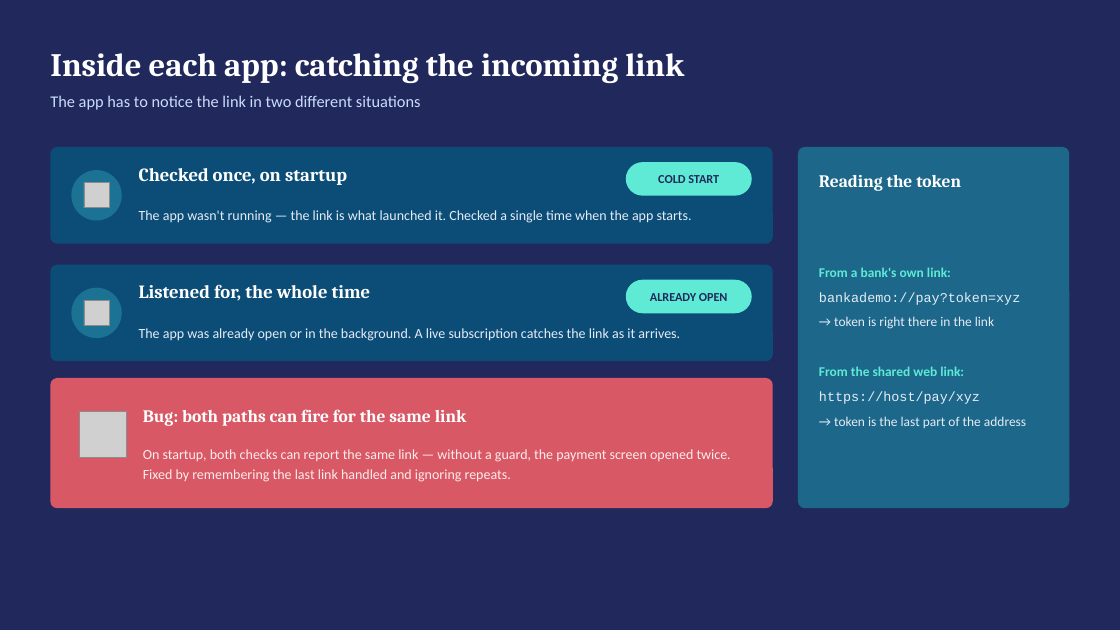
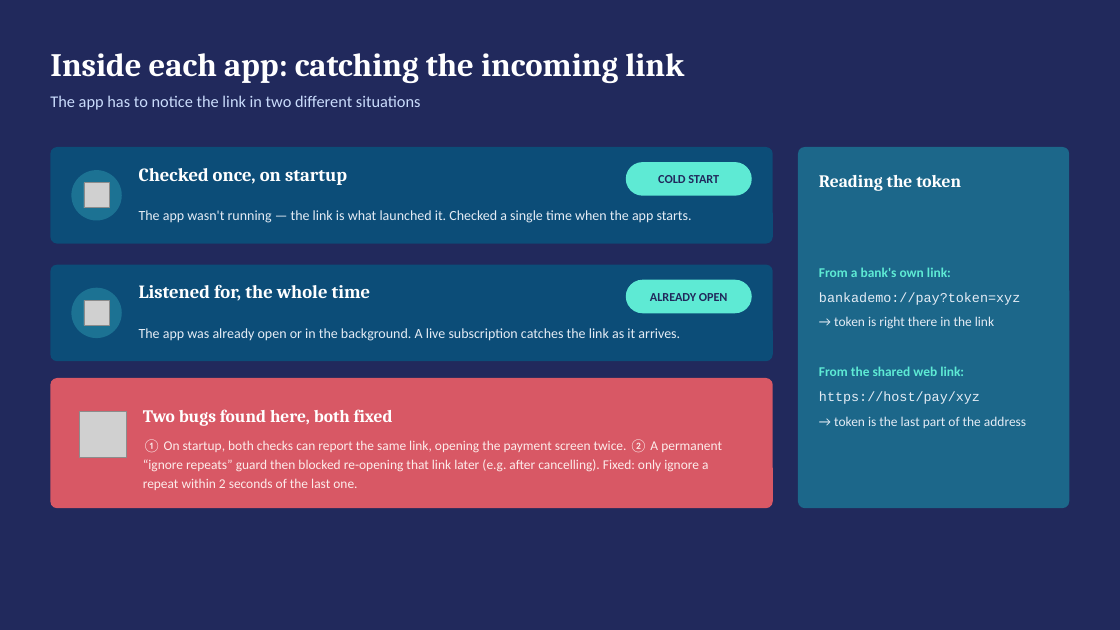
Before and after one commit to deandrehaijielim-commits/sgqr-deep-link-demo, a slide deck: slide 7 of SGQR_Deep_Linking_Simulation.pptx. Drawn at 1120x630 pixels with LibreOffice and Linux fonts; fonts in the diff are those of the drawing; grey boxes stand for pictures. Boxes give left, top, right and bottom in pixels: in the first picture for what was removed or moved away, otherwise in the second. Text is boxed around its words. In the diff, an @@ line names an element or a change of style, - is before the commit and + after.

Commit message:
Update deck for accuracy; replace glossary/risk doc with full documentation
- SGQR_Deep_Linking_Simulation.pptx: fixed the dedupe-guard slide, which
  described the old permanent-block behavior that was later found to be
  a bug (it blocked re-opening a payment link after cancelling); now
  describes the actual time-windowed fix. Added the picker-page
  auto-completion behavior to the single-use payment slide.
- Replaced SGQR_Glossary_and_Risks.docx with
  SGQR_Complete_Project_Documentation.docx: same glossary and risk
  tables (updated for the dedupe fix and the polling feature, with
  clickjacking now marked resolved/mitigated and both bugs marked
  resolved), plus new sections explaining the project end-to-end for
  both technical and non-technical readers — the constraint, the
  approach, why it's the best solution given tested alternatives, and
  how the website and apps work.

```diff
--- a/SGQR_Deep_Linking_Simulation.pptx
+++ b/SGQR_Deep_Linking_Simulation.pptx
@@ text at box(143, 409, 393, 426): text changed @@
-Bug: both paths can fire for the same link
+Two bugs found here, both fixed
@@ text at box(143, 439, 722, 490): text changed; size 12 to 11.5 pt @@
-On startup, both checks can report the same link — without a guard, the payment screen opened twice. Fixed by remembering the last link handled and ignoring repeats.
+① On startup, both checks can report the same link, opening the payment screen twice. ② A permanent “ignore repeats” guard then blocked re-opening that link later (e.g. after cancelling). Fixed: only ignore a repeat within 2 seconds of the last one.
```
Also in this commit, not shown: 1 other slide changed, 2 other files.
